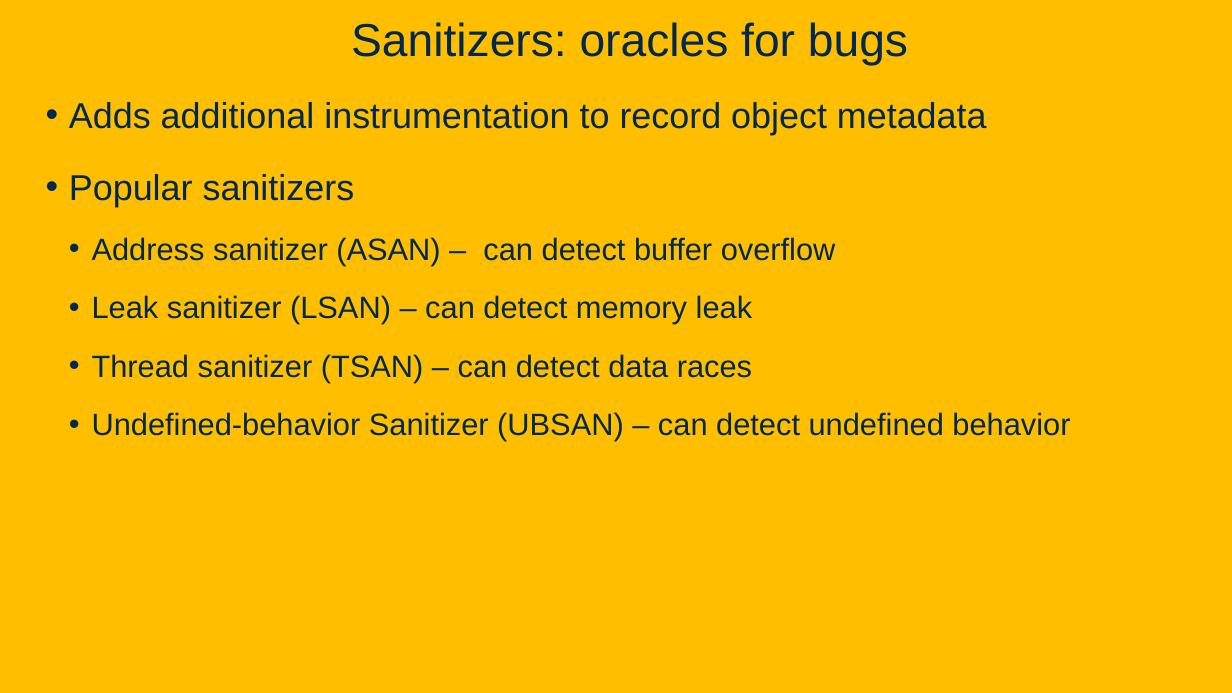
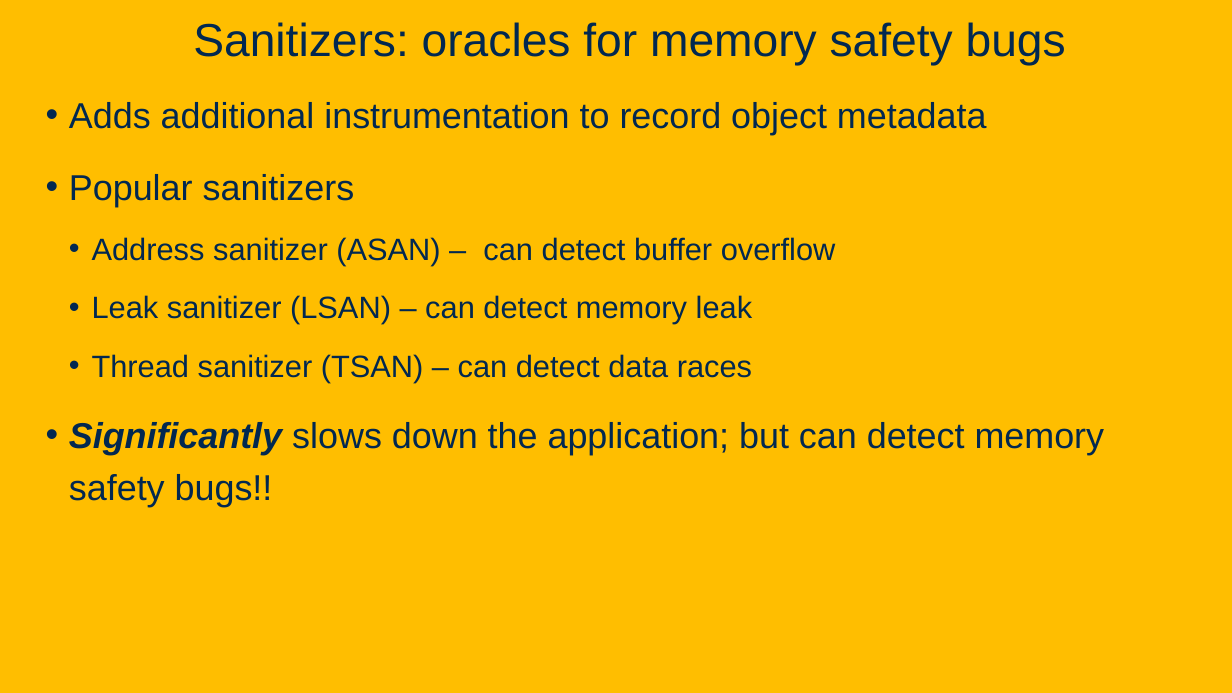
Before and after one commit to davsec-teaching/ECS160-Winter2025, a slide deck: slide 35 of slides/10_fuzzing.pptx (slide 18 before the commit). Drawn at 1232x693 pixels with LibreOffice and Linux fonts; fonts in the diff are those of the drawing; background and template pictures are left out. Boxes give left, top, right and bottom in pixels: in the first picture for what was removed or moved away, otherwise in the second. Text is boxed around its words. In the diff, an @@ line names an element or a change of style, - is before the commit and + after.

```diff
--- a/slides/10_fuzzing.pptx
+++ b/slides/10_fuzzing.pptx
@@ title at (193, 22, 1066, 66): text changed @@
-Sanitizers: oracles for bugs
+Sanitizers: oracles for memory safety bugs
@@ text at (69, 422, 1105, 507): text changed; size 24 to 28 pt @@
-  • Undefined-behavior Sanitizer (UBSAN) – can detect undefined behavior
+• Significantly slows down the application; but can detect memory safety bugs!!
```
Also in this commit, not shown: 13 other slides changed, 24 slides added, 3 slides removed.
